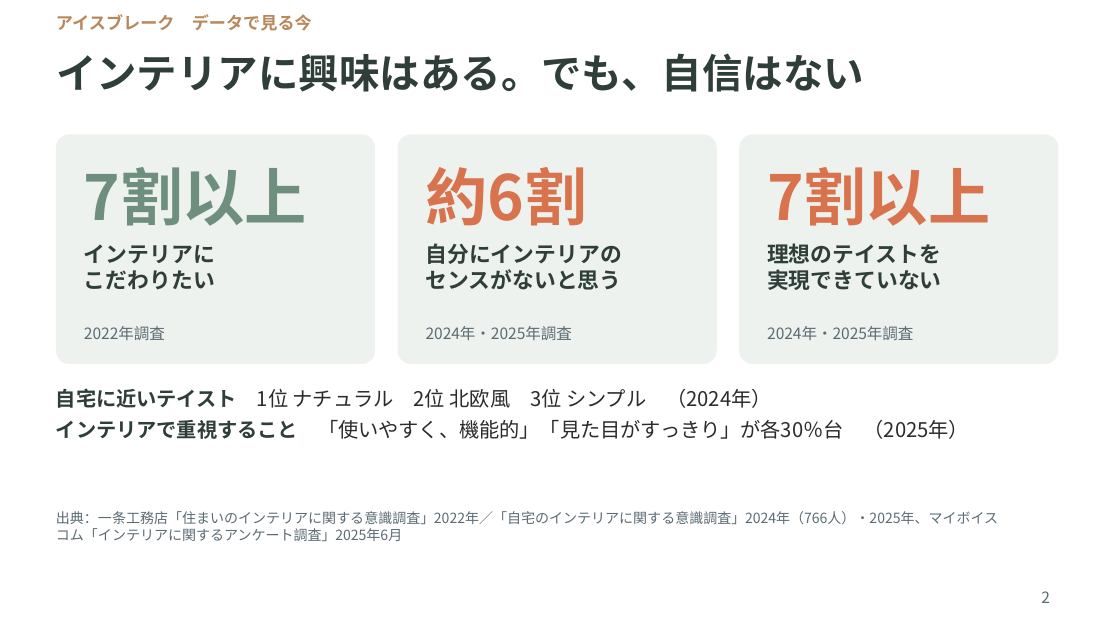
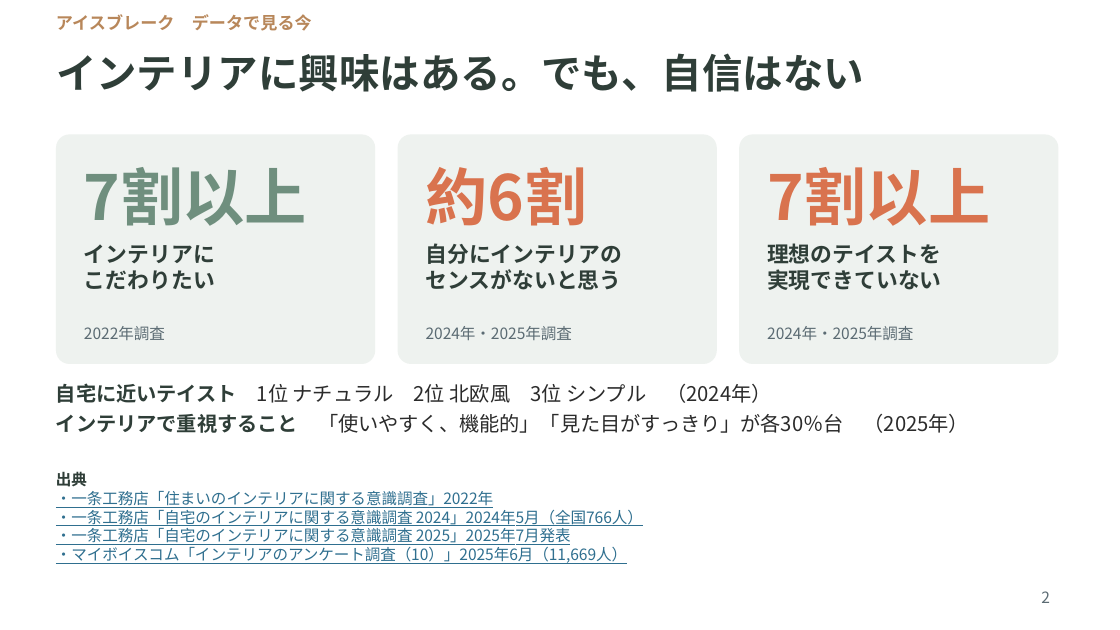
Before and after one commit to rietakenaho-creator/my-first-project_atinterior, a slide deck: slide 2 of workshop1_interior_style.pptx. Drawn at 1120x630 pixels with LibreOffice and Linux fonts; fonts in the diff are those of the drawing. Boxes give left, top, right and bottom in pixels: in the first picture for what was removed or moved away, otherwise in the second. Text is boxed around its words. In the diff, an @@ line names an element or a change of style, - is before the commit and + after.

```diff
--- a/workshop1_interior_style.pptx
+++ b/workshop1_interior_style.pptx
@@ text "自宅に近いテイスト 1位 ナチュラル 2位 北欧風 ...": place and size @@
-text "自宅に近いテイスト 1位 ナチュラル 2位 北欧風 ..." at [56, 388, 969, 439]
+text "自宅に近いテイスト 1位 ナチュラル 2位 北欧風 ..." at [56, 383, 969, 433]
@@ text at [56, 471, 643, 564]: text changed; size 9 to 10 pt; text colour #5B6B73 to #2F6F8F @@
-出典：一条工務店「住まいのインテリアに関する意識調査」2022年／「自宅のインテリアに関する意識調査」2024年（766人）・2025年、マイボイスコム「インテリアに関するアンケート調査」2025年6月
+出典
+・一条工務店「住まいのインテリアに関する意識調査」2022年
+・一条工務店「自宅のインテリアに関する意識調査 2024」2024年5月（全国766人）
+・一条工務店「自宅のインテリアに関する意識調査 2025」2025年7月発表
+・マイボイスコム「インテリアのアンケート調査（10）」2025年6月（11,669人）
```
Also in this commit, not shown: 2 other slides changed.
